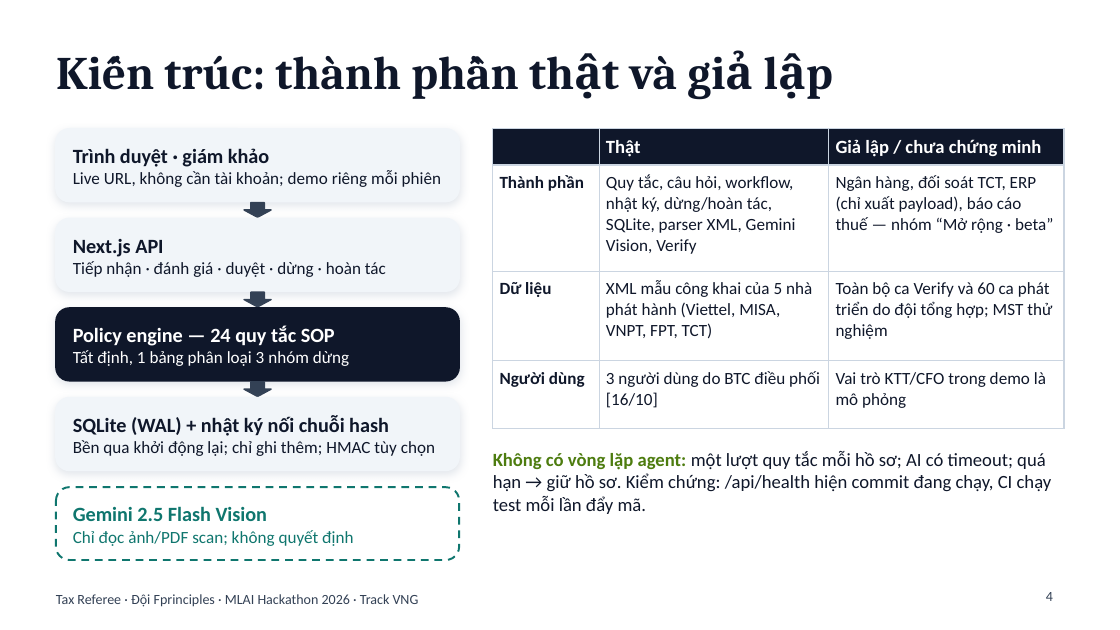
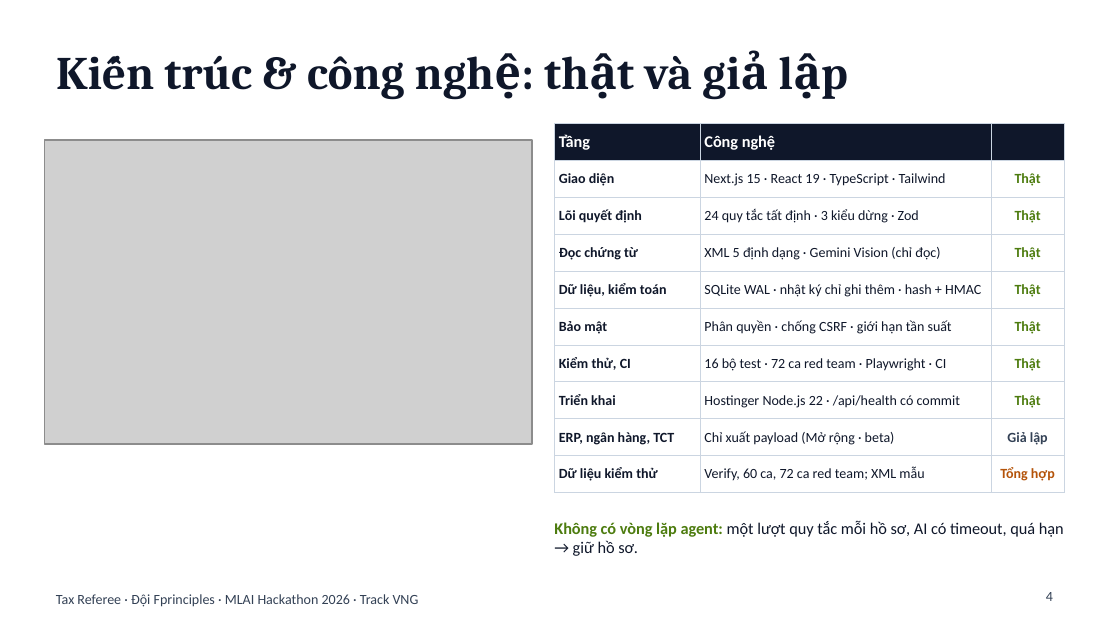
Before and after one commit to bminhnemhoi/tax_mlaihackathon, a slide deck: slide 4 of docs/submission/Tax-Referee-5-slides.pptx. Drawn at 1120x630 pixels with LibreOffice and Linux fonts; fonts in the diff are those of the drawing; grey boxes stand for pictures. Boxes give left, top, right and bottom in pixels: in the first picture for what was removed or moved away, otherwise in the second. Text is boxed around its words. In the diff, an @@ line names an element or a change of style, - is before the commit and + after.

```diff
--- a/docs/submission/Tax-Referee-5-slides.pptx
+++ b/docs/submission/Tax-Referee-5-slides.pptx
@@ title at [164, 55, 692, 99]: text changed @@
-Kiến trúc: thành phần thật và giả lập
+Kiến trúc & công nghệ: thật và giả lập
@@ picture added at [45, 140, 532, 444] @@
@@ rounded rectangle removed at [56, 129, 459, 202] @@
@@ text removed at [73, 148, 441, 187] @@
-Trình duyệt · giám khảo
-Live URL, không cần tài khoản; demo riêng mỗi phiên
@@ table at [554, 123, 1064, 485] @@
-row 1:  | Thật | Giả lập / chưa chứng minh
-row 2: Thành phần | Quy tắc, câu hỏi, workflow, nhật ký, dừng/hoàn tác, SQLite, parser XML, Gemini Vision, Verify | Ngân hàng, đối soát TCT, ERP (chỉ xuất payload), báo cáo thuế — nhóm “Mở rộng · beta”
-row 3: Dữ liệu | XML mẫu công khai của 5 nhà phát hành (Viettel, MISA, VNPT, FPT, TCT) | Toàn bộ ca Verify và 60 ca phát triển do đội tổng hợp; MST thử nghiệm
-row 4: Người dùng | 3 người dùng do BTC điều phối [16/10] | Vai trò KTT/CFO trong demo là mô phỏng
+row 1: Tầng | Công nghệ | 
+row 2: Giao diện | Next.js 15 · React 19 · TypeScript · Tailwind | Thật
+row 3: Lõi quyết định | 24 quy tắc tất định · 3 kiểu dừng · Zod | Thật
+row 4: Đọc chứng từ | XML 5 định dạng · Gemini Vision (chỉ đọc) | Thật
+row 5: Dữ liệu, kiểm toán | SQLite WAL · nhật ký chỉ ghi thêm · hash + HMAC | Thật
+row 6: Bảo mật | Phân quyền · chống CSRF · giới hạn tần suất | Thật
+row 7: Kiểm thử, CI | 16 bộ test · 72 ca red team · Playwright · CI | Thật
+row 8: Triển khai | Hostinger Node.js 22 · /api/health có commit | Thật
+row 9: ERP, ngân hàng, TCT | Chỉ xuất payload (Mở rộng · beta) | Giả lập
+row 10: Dữ liệu kiểm thử | Verify, 60 ca, 72 ca red team; XML mẫu | Tổng hợp
@@ table: place and size @@
-table at [493, 129, 1064, 412]
+table at [554, 123, 1064, 485]
@@ down arrow removed at [244, 203, 271, 217] @@
@@ rounded rectangle removed at [56, 218, 459, 291] @@
@@ text removed at [73, 239, 386, 277] @@
-Next.js API
-Tiếp nhận · đánh giá · duyệt · dừng · hoàn tác
@@ down arrow removed at [244, 292, 271, 307] @@
@@ rounded rectangle removed at [56, 308, 459, 381] @@
@@ text removed at [73, 326, 349, 366] @@
-Policy engine — 24 quy tắc SOP
-Tất định, 1 bảng phân loại 3 nhóm dừng
@@ down arrow removed at [244, 382, 271, 396] @@
@@ rounded rectangle removed at [56, 398, 459, 470] @@
@@ text removed at [73, 415, 435, 456] @@
-SQLite (WAL) + nhật ký nối chuỗi hash
-Bền qua khởi động lại; chỉ ghi thêm; HMAC tùy chọn
@@ rounded rectangle removed at [56, 487, 459, 560] @@
@@ text removed at [73, 506, 353, 546] @@
-Gemini 2.5 Flash Vision
-Chỉ đọc ảnh/PDF scan; không quyết định
@@ text at [554, 521, 1064, 556]: text changed; size 12 to 10.5 pt @@
-Không có vòng lặp agent: một lượt quy tắc mỗi hồ sơ; AI có timeout; quá hạn → giữ hồ sơ. Kiểm chứng: /api/health hiện commit đang chạy, CI chạy test mỗi lần đẩy mã.
+Không có vòng lặp agent: một lượt quy tắc mỗi hồ sơ, AI có timeout, quá hạn → giữ hồ sơ.
@@ text "Không có vòng lặp agent: ..." at [554, 521, 1064, 556]: vertical alignment top to middle @@
```
Also in this commit, not shown: 1 other slide changed, 21 other files.
